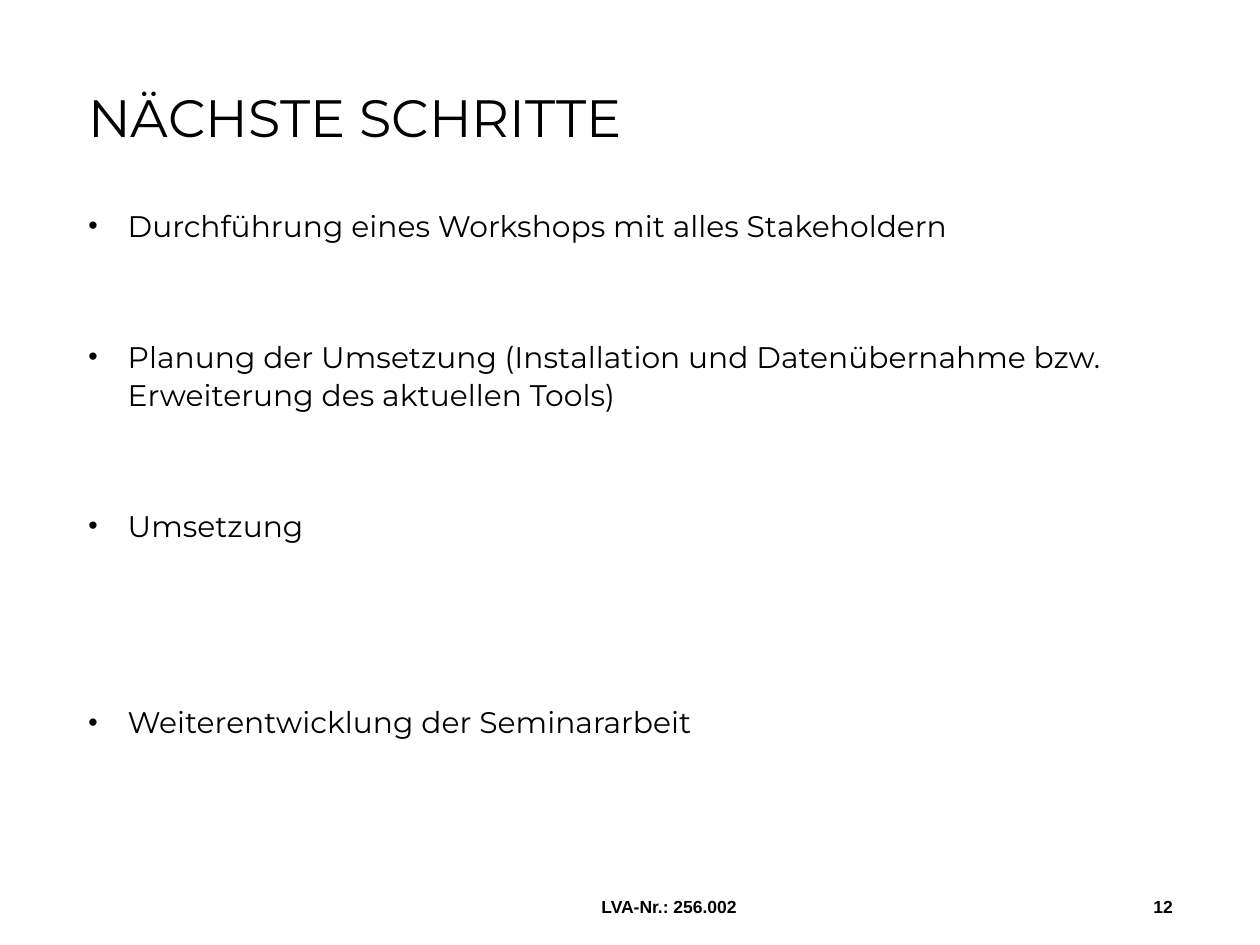
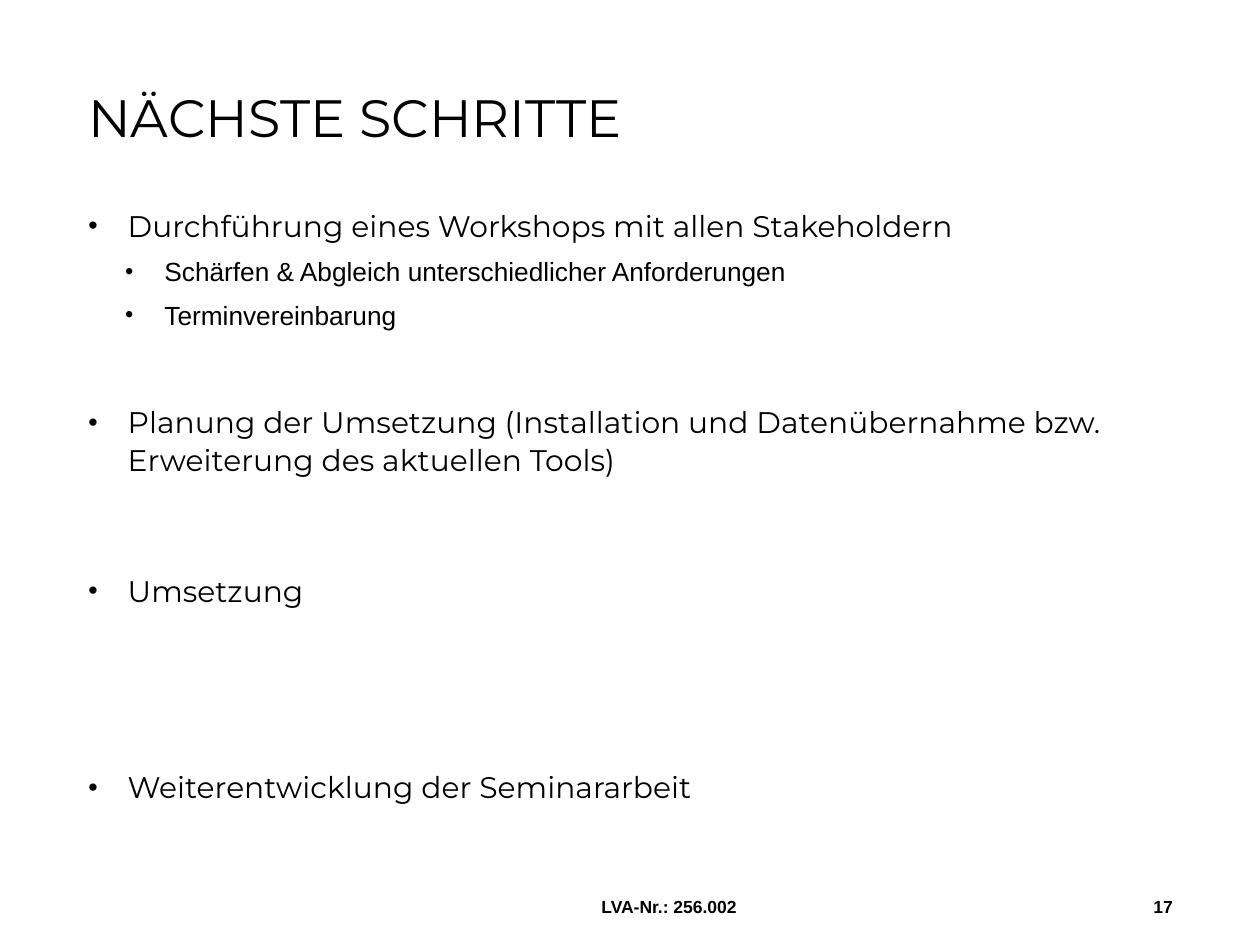
Before and after one commit to MilosTomic123/IT_Projekt_SS19, a slide deck: slide 17 of 2. Meilenstein.pptx (slide 12 before the commit). Drawn at 1260x945 pixels with LibreOffice and Linux fonts; fonts in the diff are those of the drawing; background and template pictures are left out. Boxes give left, top, right and bottom in pixels: in the first picture for what was removed or moved away, otherwise in the second. Text is boxed around its words. In the diff, an @@ line names an element or a change of style, - is before the commit and + after.

```diff
--- a/2. Meilenstein.pptx
+++ b/2. Meilenstein.pptx
@@ text at box(128, 214, 952, 331): text changed; size 17 to 15 pt; font Montserrat to Arial @@
-• Durchführung eines Workshops mit alles Stakeholdern
+• Durchführung eines Workshops mit allen Stakeholdern
+  • Schärfen & Abgleich unterschiedlicher Anforderungen
+  • Terminvereinbarung
@@ page number at box(1153, 901, 1172, 913): text changed @@
-12
+17
```
Also in this commit, not shown: 8 other slides changed, 5 slides added, 2 other files.
